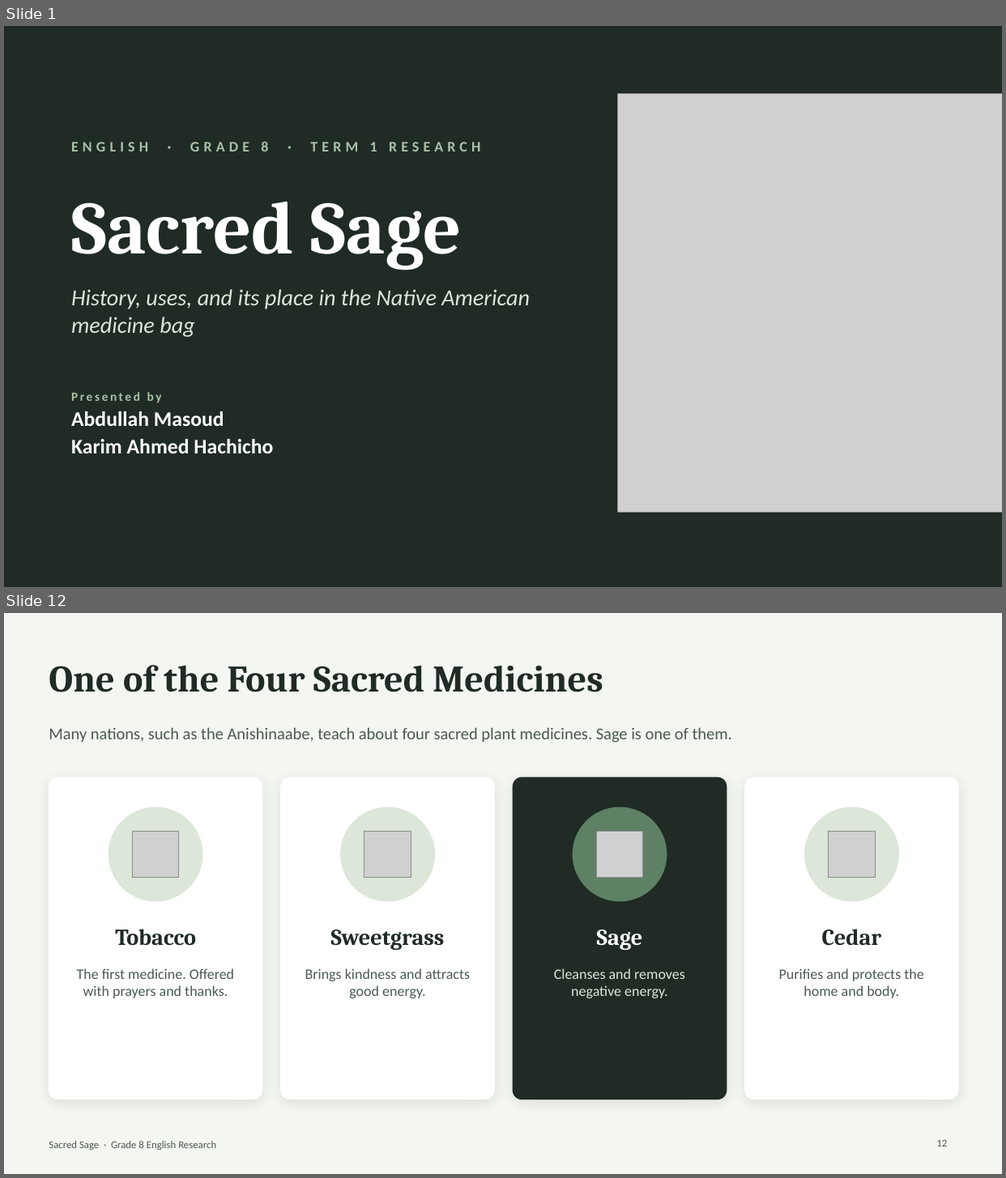
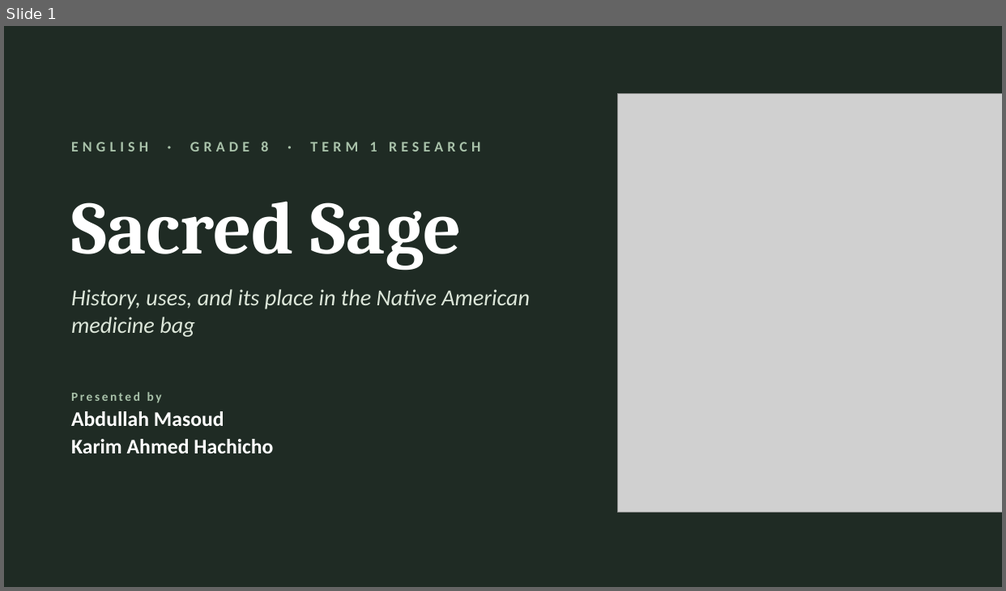
Before and after one commit to badri721Aa/HI, a slide deck: sage-presentation/Sage_Research_Abdullah_Masoud_Karim_Ahmed_Hachicho.pptx. Shown one above the other, each under a label of ours: slides 1 and 12 before the commit, slide 1 after it; the slides between them are not shown. The pictures are 1006x1178 and 1006x591 pixels, drawn with LibreOffice and Linux fonts; fonts in the diff are those of the drawing; grey boxes stand for pictures. Boxes give left, top, right and bottom in pixels: in the first picture for what was removed or moved away, otherwise in the second. Text is boxed around its words. In the diff, an @@ line names an element or a change of style, - is before the commit and + after.

```diff
--- a/sage-presentation/Sage_Research_Abdullah_Masoud_Karim_Ahmed_Hachicho.pptx
+++ b/sage-presentation/Sage_Research_Abdullah_Masoud_Karim_Ahmed_Hachicho.pptx
@@ slide 12 removed at (4, 613, 1002, 1174), background #F3F6F1 @@
@@ title removed at (49, 665, 603, 692) @@
-One of the Four Sacred Medicines
@@ text removed at (49, 727, 732, 743) @@
-Many nations, such as the Anishinaabe, teach about four sacred plant medicines. Sage is one of them.
@@ rounded rectangle removed at (49, 777, 262, 1100) @@
@@ rounded rectangle removed at (281, 777, 494, 1100) @@
@@ rounded rectangle removed at (513, 777, 727, 1100) @@
@@ rounded rectangle removed at (745, 777, 958, 1100) @@
@@ ellipse removed at (108, 807, 202, 901) @@
@@ picture removed at (132, 831, 178, 877) @@
@@ ellipse removed at (341, 807, 434, 901) @@
@@ picture removed at (364, 831, 411, 877) @@
@@ ellipse removed at (573, 807, 667, 901) @@
@@ picture removed at (596, 831, 642, 877) @@
@@ ellipse removed at (805, 807, 898, 901) @@
@@ picture removed at (829, 831, 875, 877) @@
@@ text removed at (115, 929, 196, 946) @@
-Tobacco
@@ text removed at (331, 930, 445, 950) @@
-Sweetgrass
@@ text removed at (597, 930, 643, 950) @@
-Sage
@@ text removed at (822, 929, 881, 946) @@
-Cedar
@@ text removed at (77, 969, 234, 999) @@
-The first medicine. Offered with prayers and thanks.
@@ text removed at (305, 969, 470, 999) @@
-Brings kindness and attracts good energy.
@@ text removed at (554, 969, 685, 999) @@
-Cleanses and removes negative energy.
@@ text removed at (779, 969, 923, 999) @@
-Purifies and protects the home and body.
@@ text removed at (49, 1141, 216, 1150) @@
-Sacred Sage · Grade 8 English Research
@@ page number removed at (936, 1139, 947, 1147) @@
-12
```
Also in this commit, not shown: 2 slides changed, 1 slide added, 11 other slides removed.
